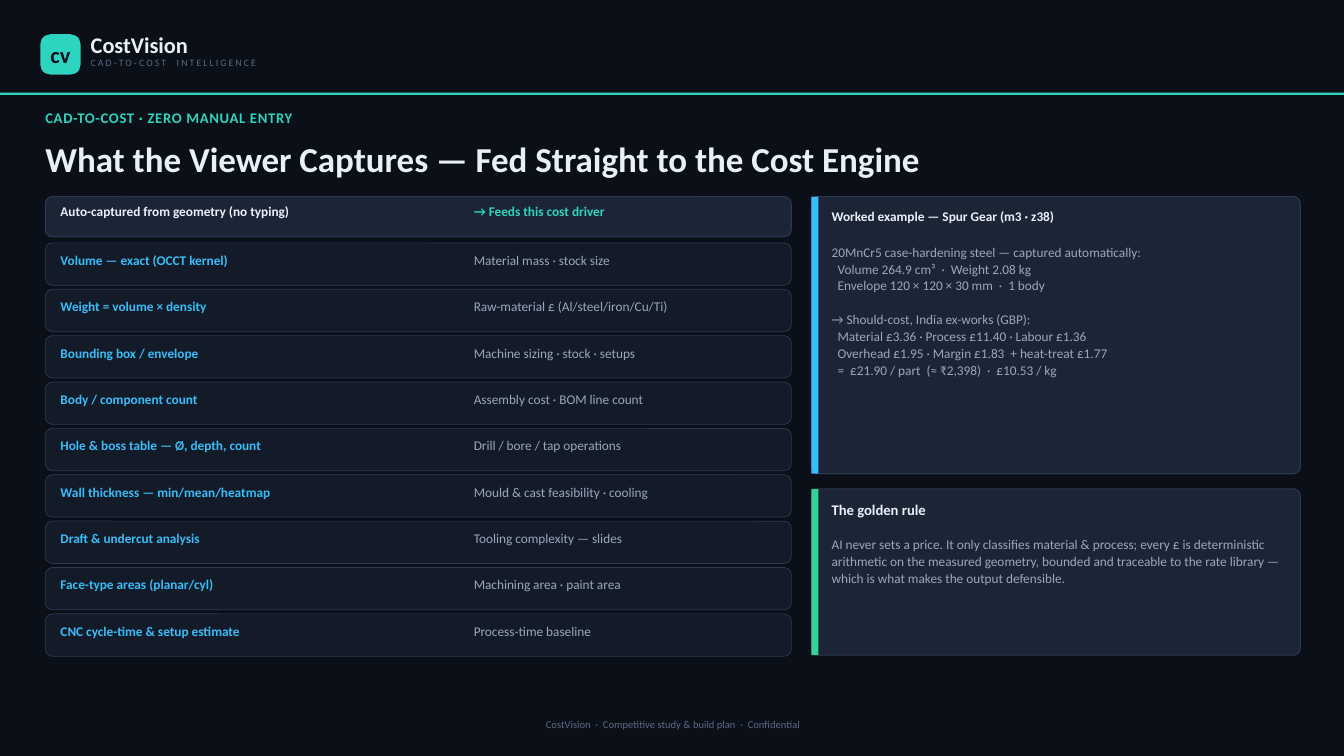
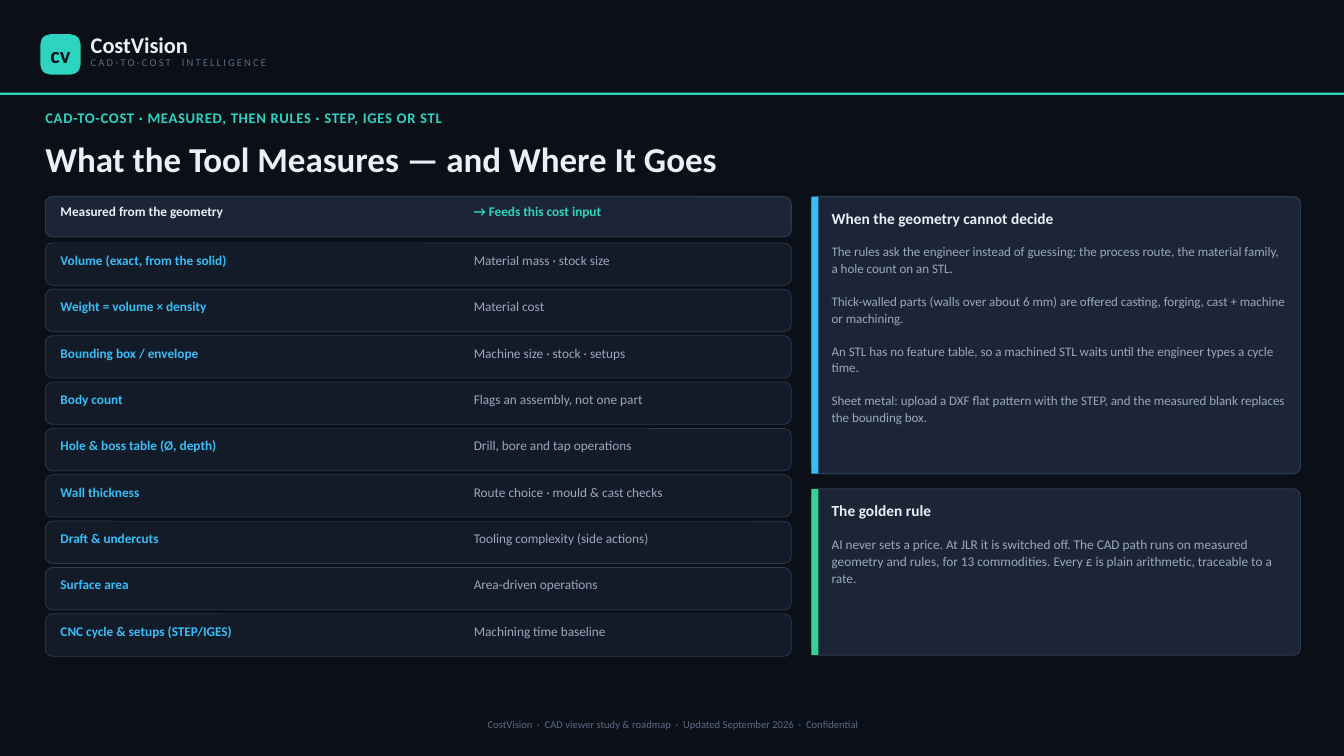
Before and after one commit to bhosaleavinash546/leamington-marathi, a slide deck: slide 16 of CostVision-3D-CAD-Viewer-Study-and-Roadmap.pptx. Drawn at 1344x756 pixels with LibreOffice and Linux fonts; fonts in the diff are those of the drawing. Boxes give left, top, right and bottom in pixels: in the first picture for what was removed or moved away, otherwise in the second. Text is boxed around its words. In the diff, an @@ line names an element or a change of style, - is before the commit and + after.

```diff
--- a/CostVision-3D-CAD-Viewer-Study-and-Roadmap.pptx
+++ b/CostVision-3D-CAD-Viewer-Study-and-Roadmap.pptx
@@ text "CAD-TO-COST INTELLIGENCE" at bbox=[91, 59, 266, 66]: size 7 to 7.5 pt @@
@@ text at bbox=[45, 113, 442, 125]: text changed @@
-CAD-TO-COST · ZERO MANUAL ENTRY
+CAD-TO-COST · MEASURED, THEN RULES · STEP, IGES OR STL
@@ text at bbox=[45, 147, 717, 173]: text changed @@
-What the Viewer Captures — Fed Straight to the Cost Engine
+What the Tool Measures — and Where It Goes
@@ text at bbox=[60, 206, 223, 218]: text changed @@
-Auto-captured from geometry (no typing)
+Measured from the geometry
@@ text at bbox=[489, 206, 601, 218]: text changed @@
-→ Feeds this cost driver
+→ Feeds this cost input
@@ text at bbox=[832, 213, 1053, 227]: text changed; size 9.5 to 11 pt @@
-Worked example — Spur Gear (m3 · z38)
+When the geometry cannot decide
@@ text at bbox=[60, 255, 226, 267]: text changed @@
-Volume — exact (OCCT kernel)
+Volume (exact, from the solid)
@@ text at bbox=[832, 247, 1285, 424]: text changed; size 9.5 to 9.3 pt @@
-20MnCr5 case-hardening steel — captured automatically:
-Volume 264.9 cm³ · Weight 2.08 kg
-Envelope 120 × 120 × 30 mm · 1 body
-→ Should-cost, India ex-works (GBP):
-Material £3.36 · Process £11.40 · Labour £1.36
-Overhead £1.95 · Margin £1.83 + heat-treat £1.77
-= £21.90 / part (≈ ₹2,398) · £10.53 / kg
+The rules ask the engineer instead of guessing: the process route, the material family, a hole count on an STL.
+Thick-walled parts (walls over about 6 mm) are offered casting, forging, cast + machine or machining.
+An STL has no feature table, so a machined STL waits until the engineer types a cycle time.
+Sheet metal: upload a DXF flat pattern with the STEP, and the measured blank replaces the bounding box.
@@ text at bbox=[474, 302, 544, 311]: text changed @@
-Raw-material £ (Al/steel/iron/Cu/Ti)
+Material cost
@@ text at bbox=[474, 349, 625, 360]: text changed @@
-Machine sizing · stock · setups
+Machine size · stock · setups
@@ text at bbox=[60, 394, 122, 406]: text changed @@
-Body / component count
+Body count
@@ text at bbox=[474, 395, 642, 406]: text changed @@
-Assembly cost · BOM line count
+Flags an assembly, not one part
@@ text at bbox=[60, 440, 217, 452]: text changed @@
-Hole & boss table — Ø, depth, count
+Hole & boss table (Ø, depth)
@@ text at bbox=[474, 441, 632, 452]: text changed @@
-Drill / bore / tap operations
+Drill, bore and tap operations
@@ text at bbox=[60, 487, 139, 497]: text changed @@
-Wall thickness — min/mean/heatmap
+Wall thickness
@@ text at bbox=[474, 488, 663, 497]: text changed @@
-Mould & cast feasibility · cooling
+Route choice · mould & cast checks
@@ text "The golden rule" at bbox=[832, 505, 931, 519]: size 10.5 to 11 pt @@
@@ text at bbox=[60, 533, 159, 543]: text changed @@
-Draft & undercut analysis
+Draft & undercuts
@@ text at bbox=[474, 533, 649, 545]: text changed @@
-Tooling complexity — slides
+Tooling complexity (side actions)
@@ text at bbox=[832, 540, 1272, 583]: text changed @@
-AI never sets a price. It only classifies material & process; every £ is deterministic arithmetic on the measured geometry, bounded and traceable to the rate library — which is what makes the output defensible.
+AI never sets a price. At JLR it is switched off. The CAD path runs on measured geometry and rules, for 13 commodities. Every £ is plain arithmetic, traceable to a rate.
@@ text at bbox=[60, 580, 128, 589]: text changed @@
-Face-type areas (planar/cyl)
+Surface area
@@ text at bbox=[474, 580, 598, 591]: text changed @@
-Machining area · paint area
+Area-driven operations
@@ text at bbox=[60, 626, 232, 638]: text changed @@
-CNC cycle-time & setup estimate
+CNC cycle & setups (STEP/IGES)
@@ text at bbox=[474, 627, 606, 638]: text changed @@
-Process-time baseline
+Machining time baseline
@@ text at bbox=[488, 721, 858, 730]: text changed @@
-CostVision · Competitive study & build plan · Confidential
+CostVision · CAD viewer study & roadmap · Updated September 2026 · Confidential
```
Also in this commit, not shown: 14 other slides changed, 1 slide added, 1 slide removed, 1 other file.
